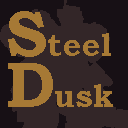
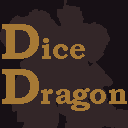
Layer changes from the first 128x128 image to the second:
renamed "Dusk" to "Dragon", painted on it over [2, 63, 127, 111]
renamed "Steel" to "Dice", painted on it over [2, 11, 111, 59]